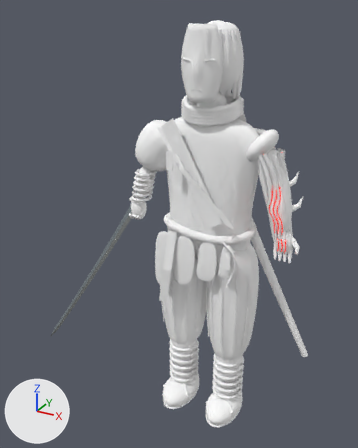
What one commit did to the glTF model Art/Characters/Shirotsura/Shirotsura.glb.
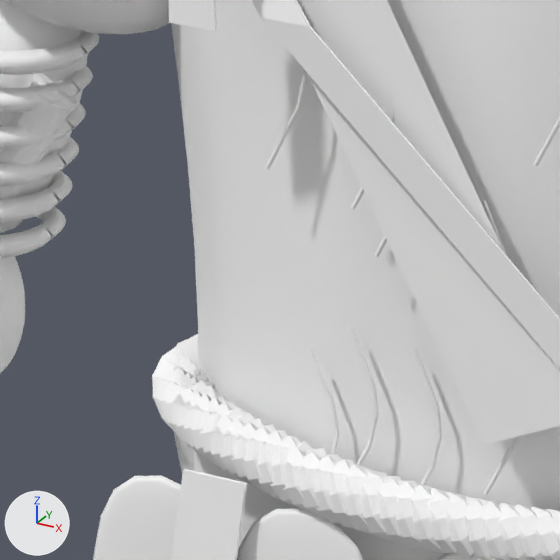
The first picture shows the older version from a camera (50 mm lens) standing at (0.797, -1.709, 1.765) and looking at (-0.169, 0.049, 0.886). The close-ups show the older and then the newer version on the part from 40% to 61% of the width and 37% to 54% of the height of that picture. Only the edits that show in the close-ups are written down. Arrows for +X, +Y and +Z are at lower left; the lights stay in place.

Objects in the first close-up: 'Crossed_lapel', 'Diagonal_utility_strap', 'Jacket_split_tail', 'Jacket_split_tail.001', 'Right_forearm', 'Right_sleeve', 'Sakaidachi_grip', 'Waist_linen_tail', 'Waist_shimenawa_strand_0', 'Waist_shimenawa_strand_1', 'Waist_shimenawa_strand_2', 'Work_jacket' and 22 more.
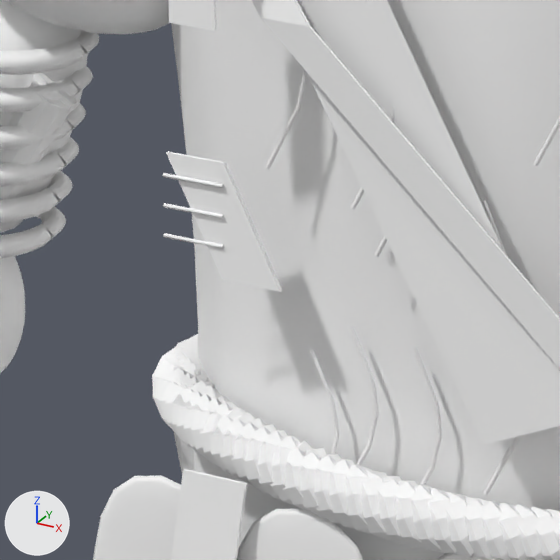
Boxes (x1, y1, x2, y2) around the edits, measured in the close-ups (560 x 560 px):
'Indigo_visible_repair', added: after (166, 151, 282, 292)
'Repair_stitch', added: after (162, 173, 224, 188)
'Repair_stitch.001', added: after (163, 203, 224, 219)
'Repair_stitch.002', added: after (163, 233, 223, 249)

Edits to the bpy script that builds the scene:
```text
Add mat_14___faded_indigo_repair:
    mat_14___faded_indigo_repair = principled_material('14 • faded indigo repair')
    mat_14___faded_indigo_repair.base_color = (1.0, 1.0, 1.0)  # white #ffffff
    mat_14___faded_indigo_repair.roughness = 0.84
Add me_repair_stitch_002:
    me_repair_stitch_002.from_pydata(...)  # 16 vertices, 24 faces; spans x -0.128..-0.092, y -0.1372..-0.1348, z 1.0728..1.0752
    me_repair_stitch_002.materials.append(mat_06___unbleached_linen)  # white #ffffff
Add me_repair_stitch_001:
    me_repair_stitch_001.from_pydata(...)  # 16 vertices, 24 faces; spans x -0.128..-0.092, y -0.1372..-0.1348, z 1.0898..1.0922
    me_repair_stitch_001.materials.append(mat_06___unbleached_linen)  # white #ffffff
Add me_repair_stitch:
    me_repair_stitch.from_pydata(...)  # 16 vertices, 24 faces; spans x -0.128..-0.092, y -0.1372..-0.1348, z 1.1068..1.1092
    me_repair_stitch.materials.append(mat_06___unbleached_linen)  # white #ffffff
Add me_indigo_visible_repair:
    me_indigo_visible_repair.from_pydata([(-0.1275, -0.132, 1.12), (-0.0925, -0.132, 1.12), (-0.0925, -0.134, 1.055), (-0.0575, -0.134, 1.055), (-0.1275, -0.1341, 1.1201), (-0.0925, -0.1341, 1.1201), (-0.0925, -0.1361, 1.0551), (-0.0575, -0.1361, 1.0551)], [], [(0, 1, 3), (0, 3, 2), (4, 6, 7), (4, 7, 5), (2, 3, 7), (2, 7, 6), (1, 0, 4), (1, 4, 5), (0, 2, 6), (0, 6, 4), (3, 1, 5), (3, 5, 7)])
    me_indigo_visible_repair.materials.append(mat_14___faded_indigo_repair)  # white #ffffff
Add ob_repair_stitch_002:
    ob_repair_stitch_002 = bpy.data.objects.new('Repair_stitch.002', me_repair_stitch_002)
    ob_repair_stitch_002.location = (0.0, 0.0, 0.0)
Add ob_repair_stitch_001:
    ob_repair_stitch_001 = bpy.data.objects.new('Repair_stitch.001', me_repair_stitch_001)
    ob_repair_stitch_001.location = (0.0, 0.0, 0.0)
Add ob_repair_stitch:
    ob_repair_stitch = bpy.data.objects.new('Repair_stitch', me_repair_stitch)
    ob_repair_stitch.location = (0.0, 0.0, 0.0)
Add ob_indigo_visible_repair:
    ob_indigo_visible_repair = bpy.data.objects.new('Indigo_visible_repair', me_indigo_visible_repair)
    ob_indigo_visible_repair.location = (0.0, 0.0, 0.0)
```
